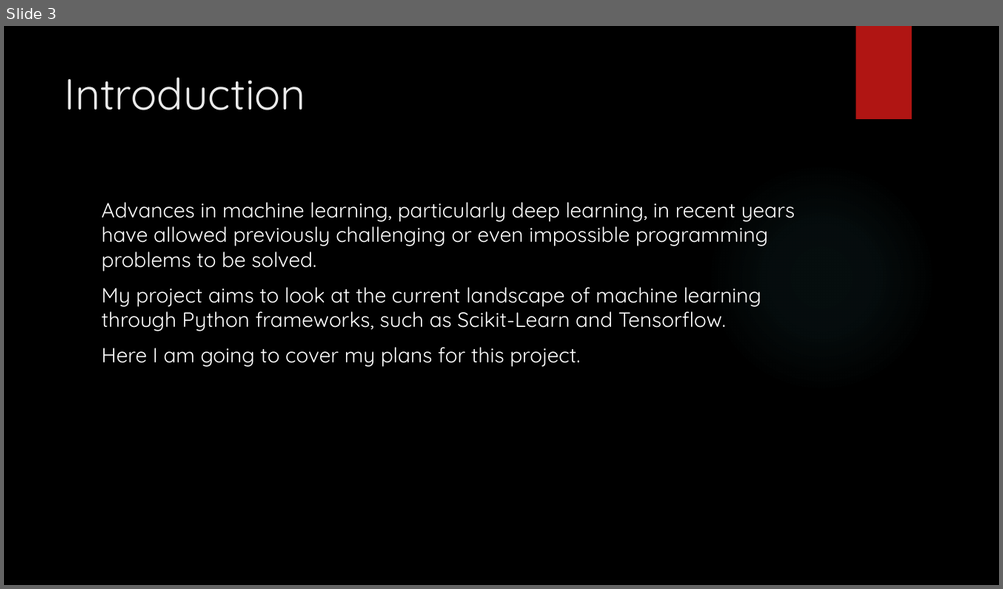
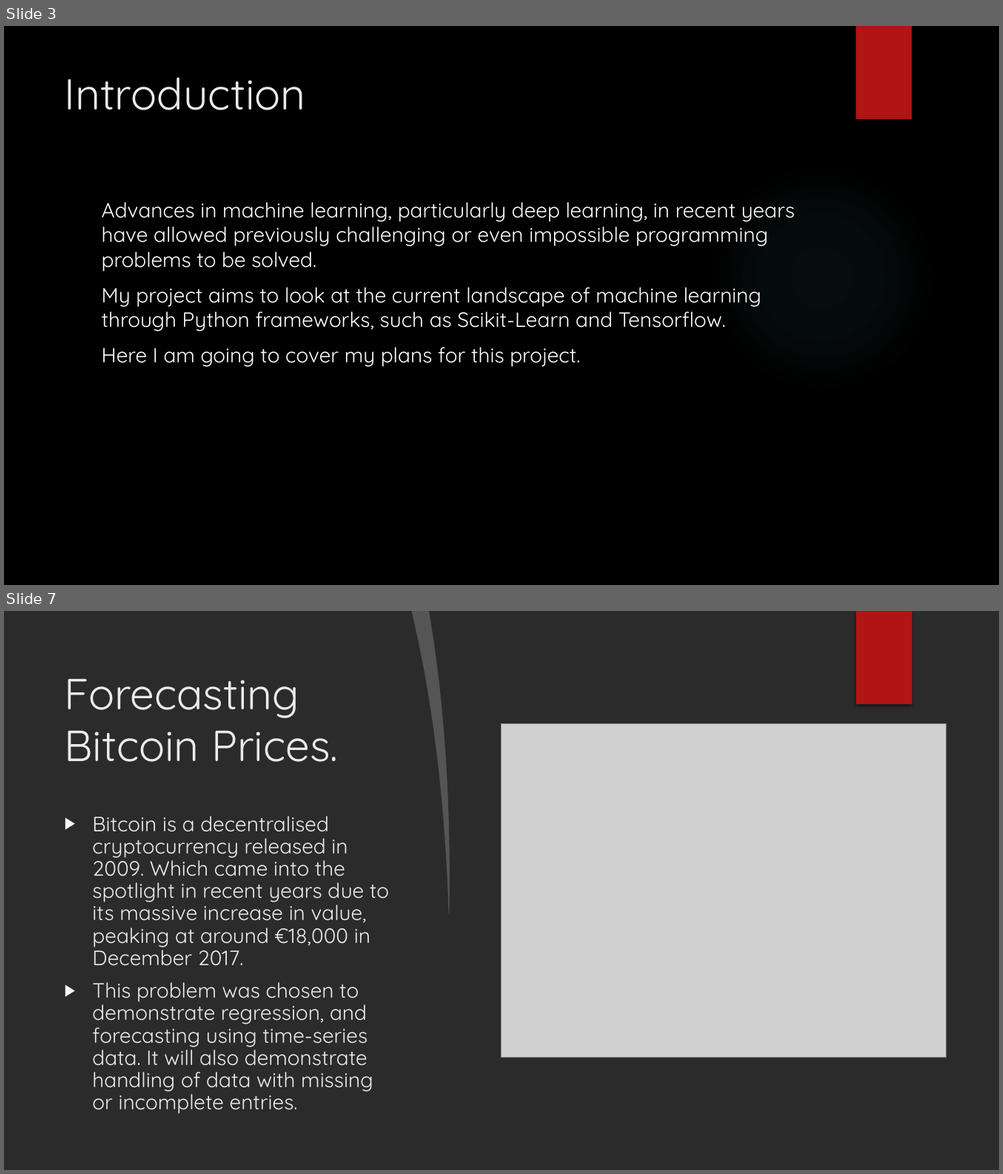
Before and after one commit to BladesOfBaconIV/finalYearProject, a slide deck: documents/interim-presentation/Machine Learning Using Python Frameworks.pptx. Shown one above the other, each under a label of ours: slide 3 before the commit, slides 3 and 7 after it; the slides between them are not shown. The pictures are 1003x589 and 1003x1174 pixels, drawn with LibreOffice and Linux fonts; fonts in the diff are those of the drawing; grey boxes stand for pictures; background and template pictures are left out; a plain dark background stands for a picture behind light text. Boxes give left, top, right and bottom in pixels: in the first picture for what was removed or moved away, otherwise in the second. Text is boxed around its words. In the diff, an @@ line names an element or a change of style, - is before the commit and + after.

```diff
--- a/documents/interim-presentation/Machine Learning Using Python Frameworks.pptx
+++ b/documents/interim-presentation/Machine Learning Using Python Frameworks.pptx
@@ slide 7 added at bbox=[4, 611, 999, 1170], background picture (left out); not listed: 1 template element that a slide beside it also shows @@
@@ freeform shape added at bbox=[412, 611, 457, 914], fill #FFFFFF at 20% opacity @@
@@ freeform shape added at bbox=[429, 611, 999, 1170], fill #FFFFFF @@
@@ rectangle added at bbox=[856, 611, 912, 704], fill #B01513 @@
@@ title added at bbox=[65, 679, 338, 762], 42 pt, text #EBEBEB @@
+Forecasting Bitcoin Prices.
@@ picture added at bbox=[501, 723, 945, 1057] @@
@@ text added at bbox=[92, 816, 389, 1114], 20 pt, text #EBEBEB @@
+▶ Bitcoin is a decentralised cryptocurrency released in 2009. Which came into the spotlight in recent years due to its massive increase in value, peaking at around €18,000 in December 2017.
+▶ This problem was chosen to demonstrate regression, and forecasting using time-series data. It will also demonstrate handling of data with missing or incomplete entries.
```
Also in this commit, not shown: 5 other slides added, 2 other files.
